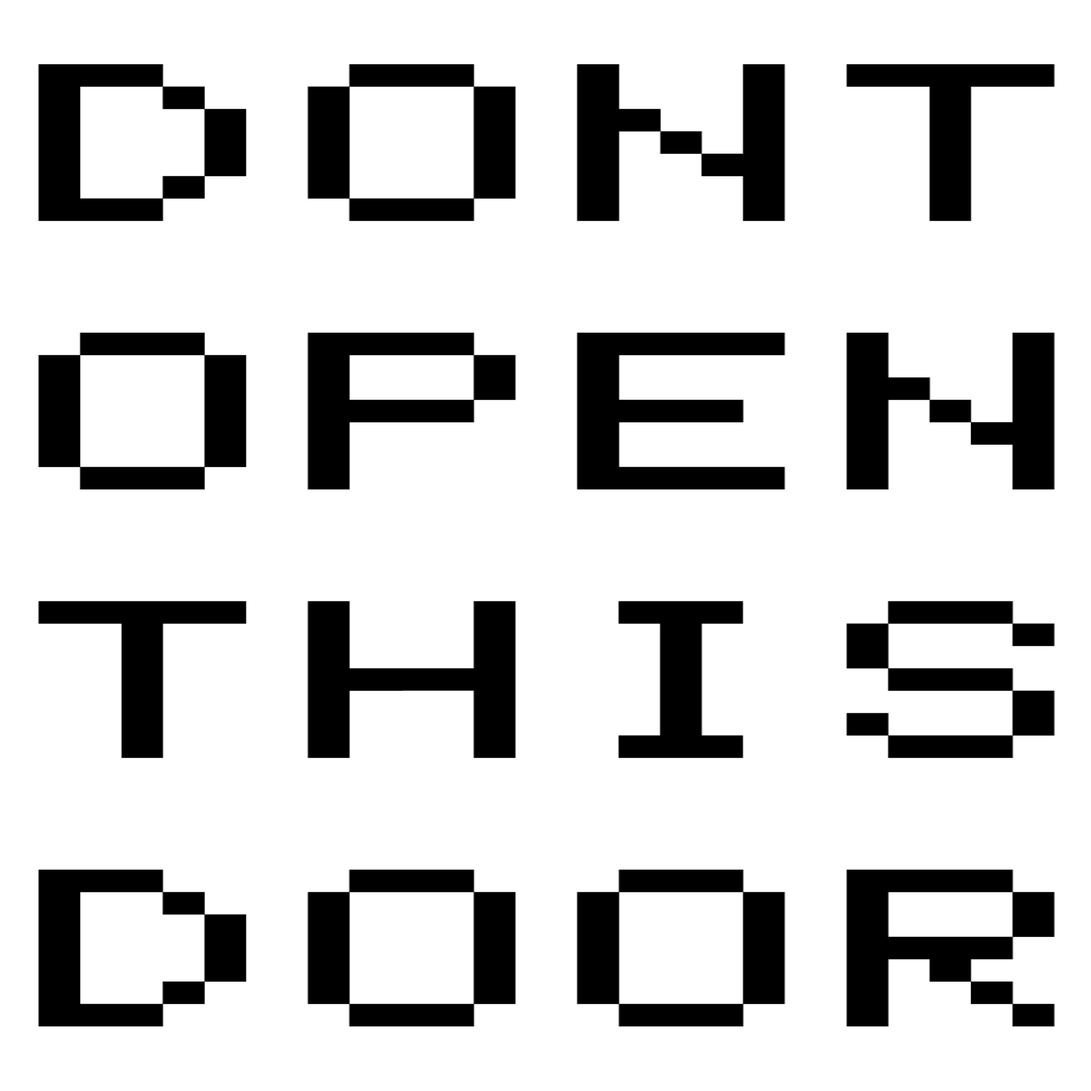
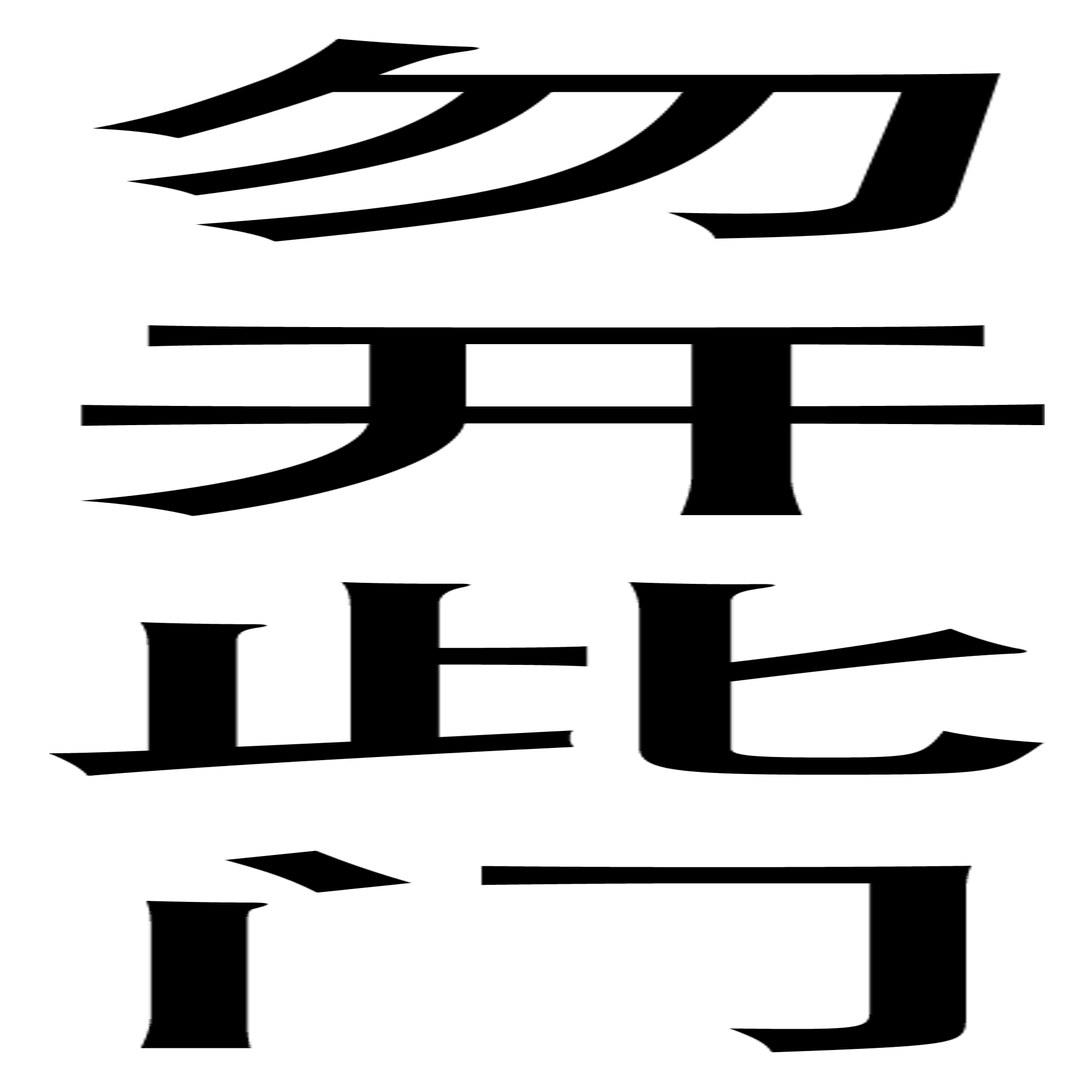
Two versions of the same layered image (1091×1091). Layer-by-layer changes:
hid "DONT OPEN THIS DOOR" (1st of 2) over [37, 63, 1056, 1028]
renamed "DONT OPEN THIS DOOR" to "勿 开 此 门", showed it, painted on it over [37, 38, 1046, 1054]
